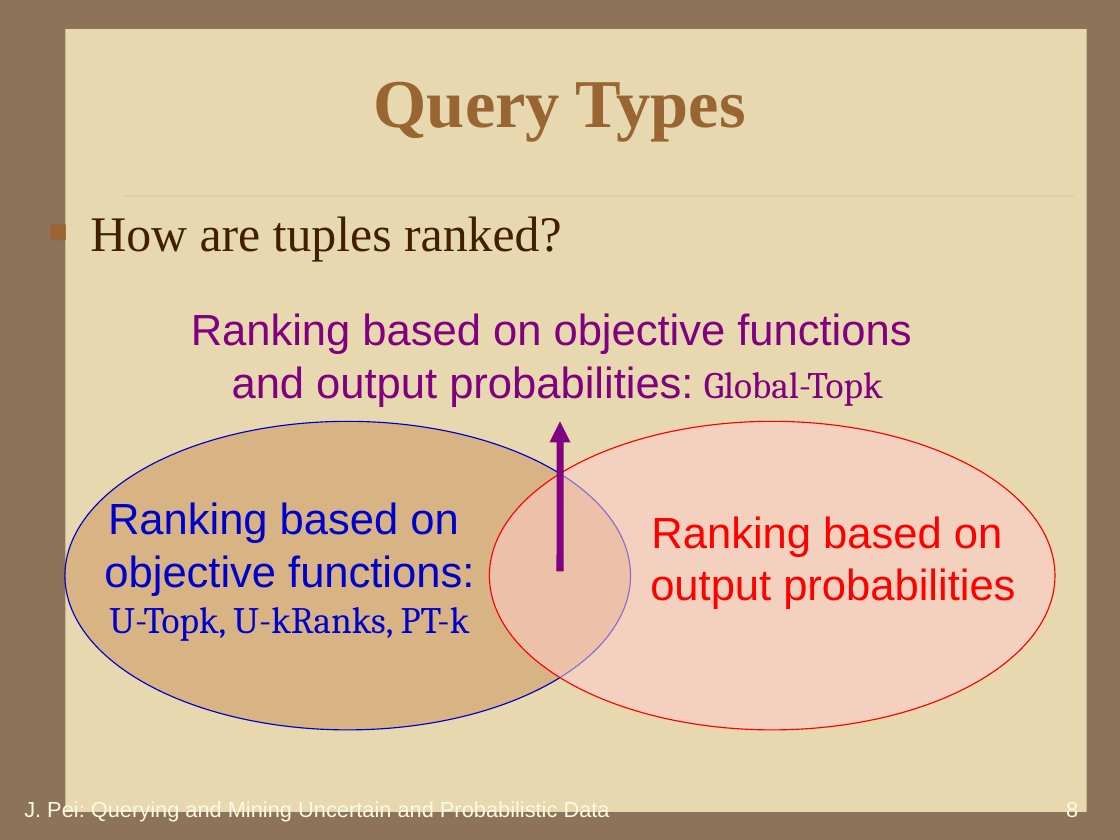
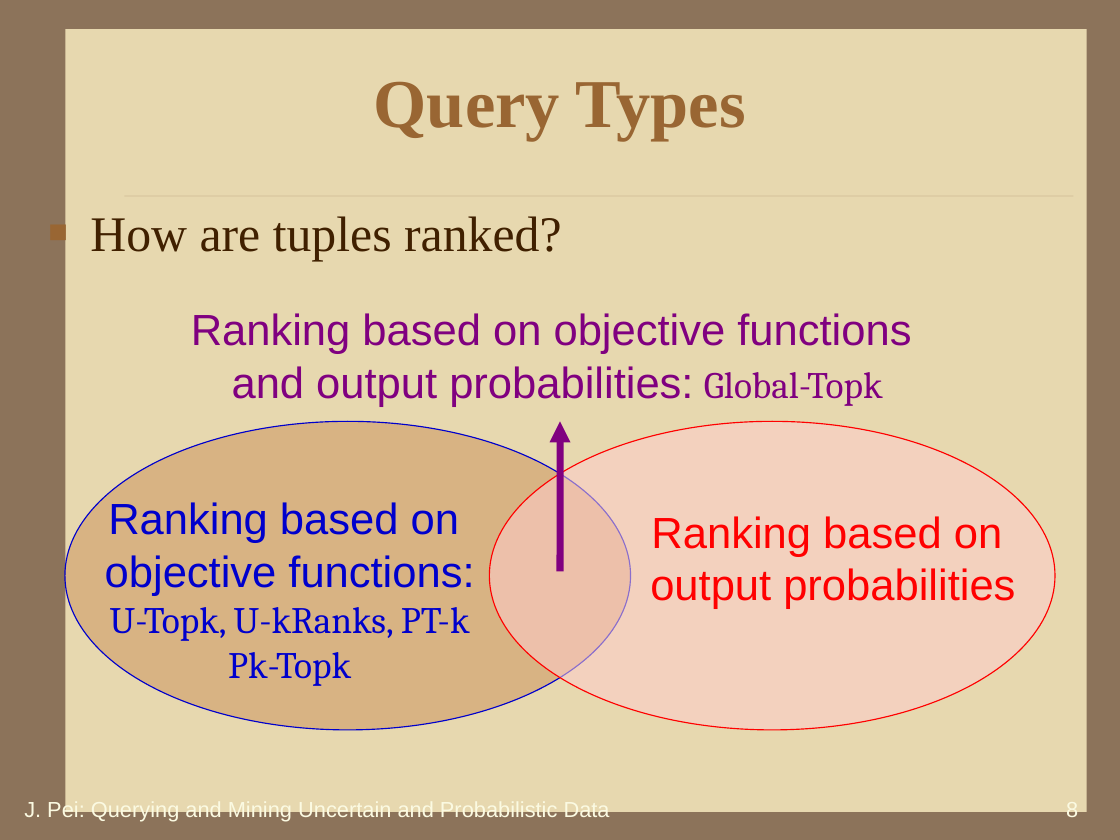
Before and after one commit to HiltonWei/wpstest, a slide deck: slide 8 of branches/区钺坚/读书报告/不确定性数据的查询分析处理.ppt. Drawn at 1120x840 pixels with LibreOffice and Linux fonts; fonts in the diff are those of the drawing; background and template pictures are left out. Boxes give left, top, right and bottom in pixels: in the first picture for what was removed or moved away, otherwise in the second. Text is boxed around its words. In the diff, an @@ line names an element or a change of style, - is before the commit and + after.

```diff
--- a/branches/区钺坚/读书报告/不确定性数据的查询分析处理.ppt
+++ b/branches/区钺坚/读书报告/不确定性数据的查询分析处理.ppt
@@ text at box(228, 652, 351, 686): paragraph added @@
+Pk-Topk
```
Also in this commit, not shown: 12 other slides changed.
